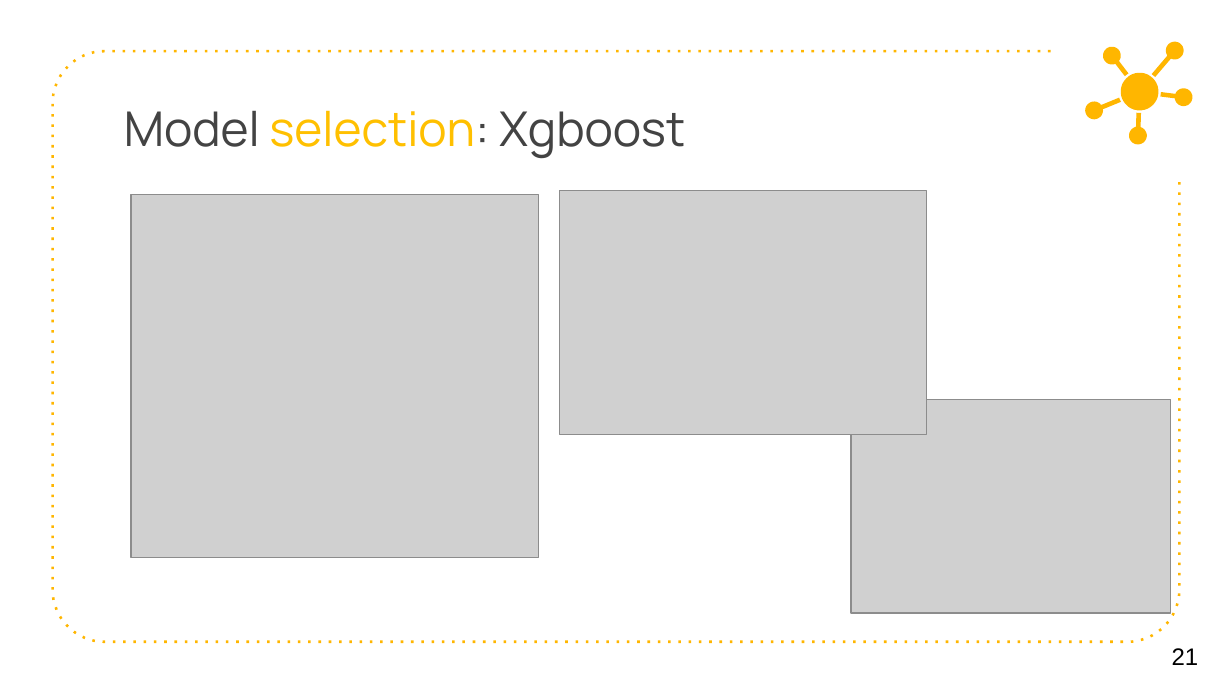
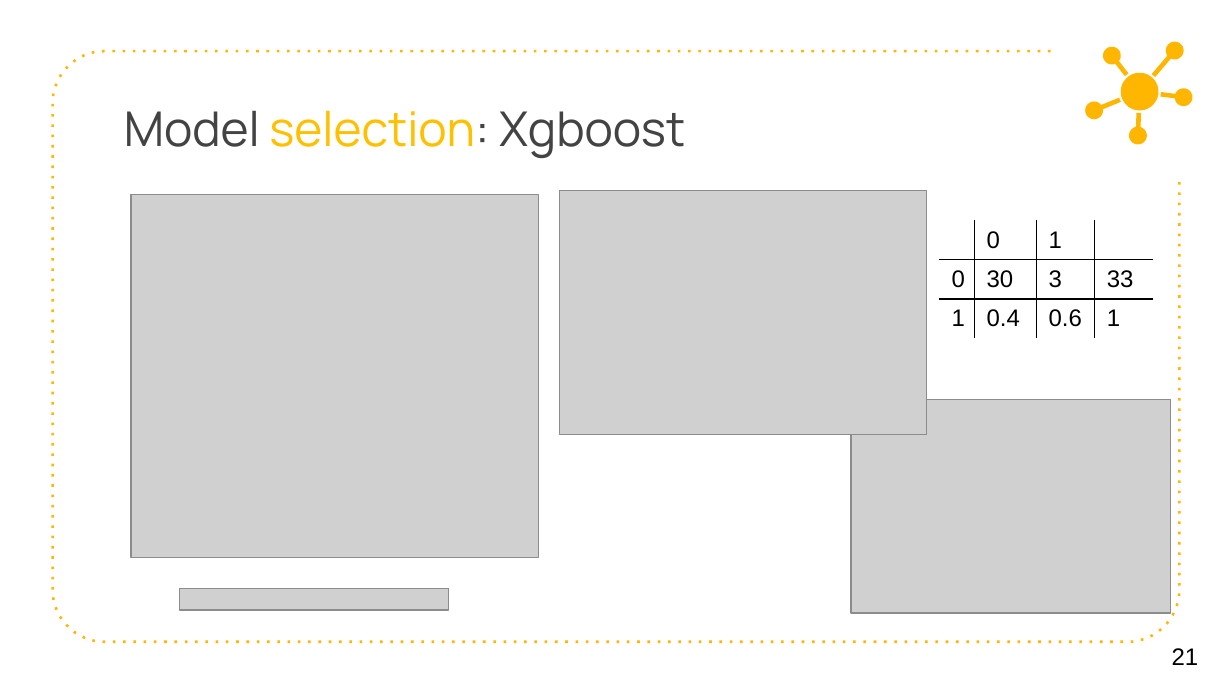
Before and after one commit to GuoJingSRTP/Shopee, a slide deck: slide 21 of slides.pptx. Drawn at 1232x693 pixels with LibreOffice and Linux fonts; fonts in the diff are those of the drawing; grey boxes stand for pictures. Boxes give left, top, right and bottom in pixels: in the first picture for what was removed or moved away, otherwise in the second. Text is boxed around its words. In the diff, an @@ line names an element or a change of style, - is before the commit and + after.

```diff
--- a/slides.pptx
+++ b/slides.pptx
@@ table added at [939, 221, 1151, 344], 3 rows, 4 columns @@
+ | 0 | 1 | 
+0 | 30 | 3 | 33
+1 | 0.4 | 0.6 | 1
@@ picture added at [180, 589, 450, 611] @@
```
Also in this commit, not shown: 3 other slides changed.
